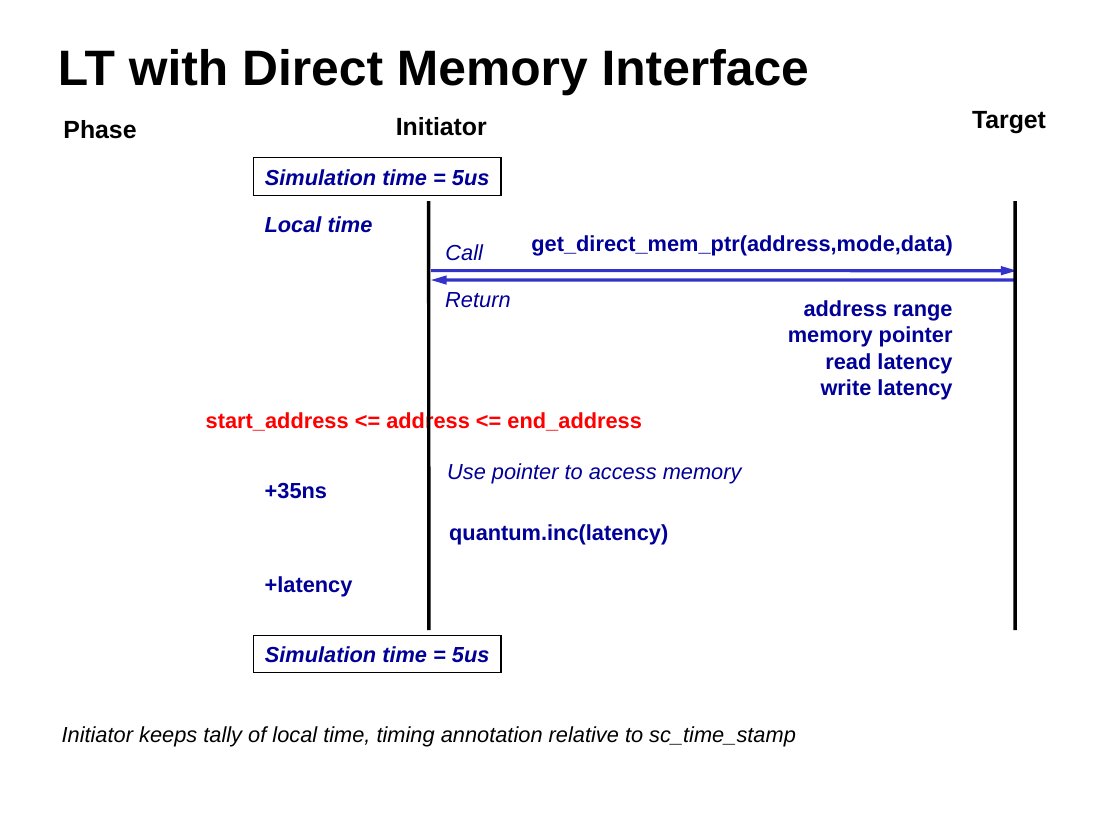
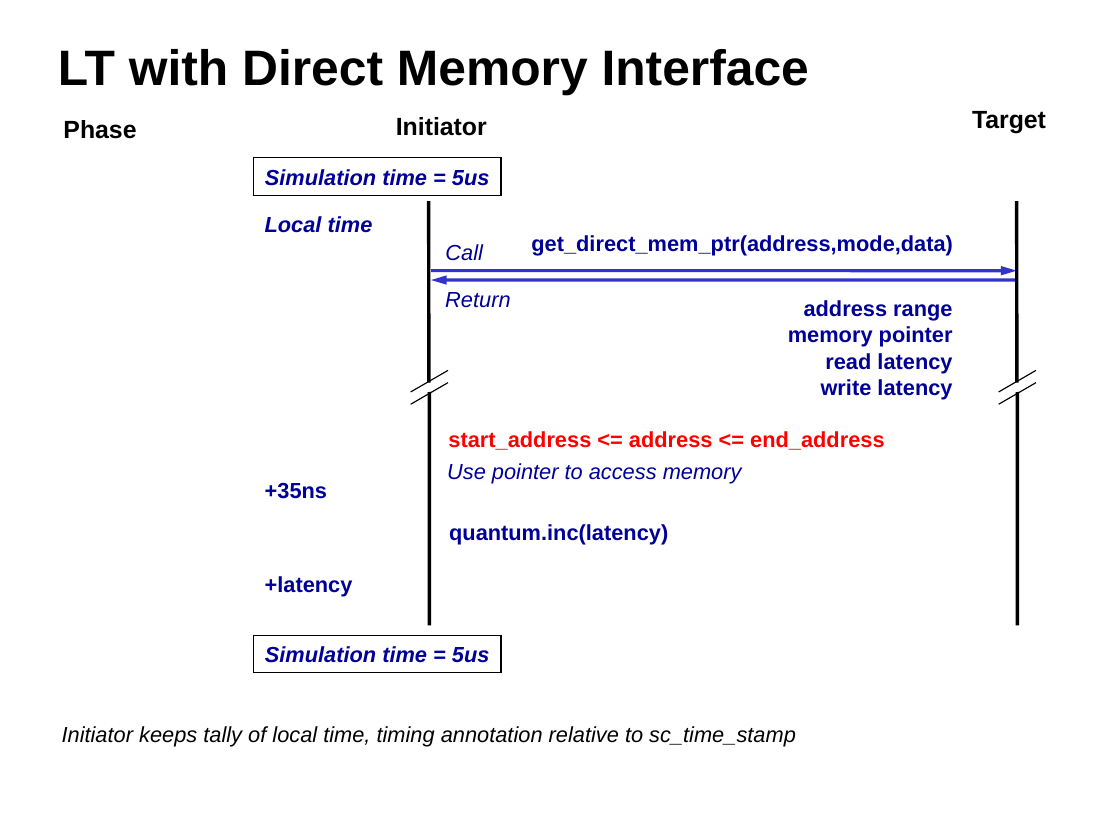
Before and after one commit to accellera-official/systemc, a slide deck: slide 17 of examples/tlm/lt_direct_memory_interface/docs/lt_direct_memory_interface.ppt. Drawn at 1120x840 pixels with LibreOffice and Linux fonts; fonts in the diff are those of the drawing; background and template pictures are left out. Boxes give left, top, right and bottom in pixels: in the first picture for what was removed or moved away, otherwise in the second. Text is boxed around its words. In the diff, an @@ line names an element or a change of style, - is before the commit and + after.

Commit message:
- minor diagram updates to lt_direct_memory_interface example PowerPoint

```diff
--- a/examples/tlm/lt_direct_memory_interface/docs/lt_direct_memory_interface.ppt
+++ b/examples/tlm/lt_direct_memory_interface/docs/lt_direct_memory_interface.ppt
@@ line added from (429, 202) to (429, 383), #000000 2.24 pt @@
@@ line added from (1017, 202) to (1017, 383), #000000 2.24 pt @@
@@ line added from (411, 392) to (448, 371), #000000 0.74 pt @@
@@ line added from (411, 404) to (448, 383), #000000 0.74 pt @@
@@ line added from (999, 392) to (1036, 371), #000000 0.74 pt @@
@@ line added from (999, 404) to (1036, 383), #000000 0.74 pt @@
@@ line moved from (429, 202) - (429, 631) to (429, 392) - (429, 625) @@
@@ line moved from (1015, 202) - (1015, 631) to (1017, 392) - (1017, 625) @@
@@ text "start_address <= address <= end_address": place and size @@
-text "start_address <= address <= end_address" at bbox=[206, 411, 642, 433]
+text "start_address <= address <= end_address" at bbox=[448, 431, 885, 450]
```
Also in this commit, not shown: 2 other slides changed.
